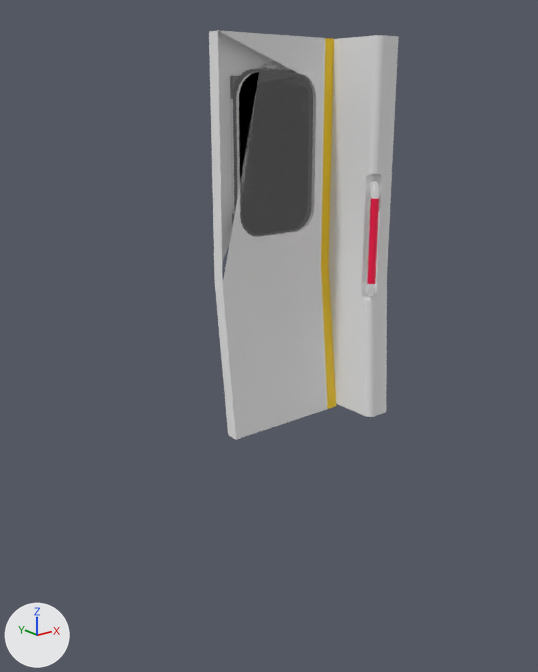
Before and after pictures for a commit that changed the FBX model Assets/Models/mtrDoorForSubstance.fbx.
Rendered twice from a 50 mm camera at (-0.152, -0.187, 0.104) aimed at (-0.007, -0.005, 0.031). Arrows for +X, +Y and +Z are at lower left; the lights stay in place. Where no turn or scale is listed for an object, it has been applied to the vertices.
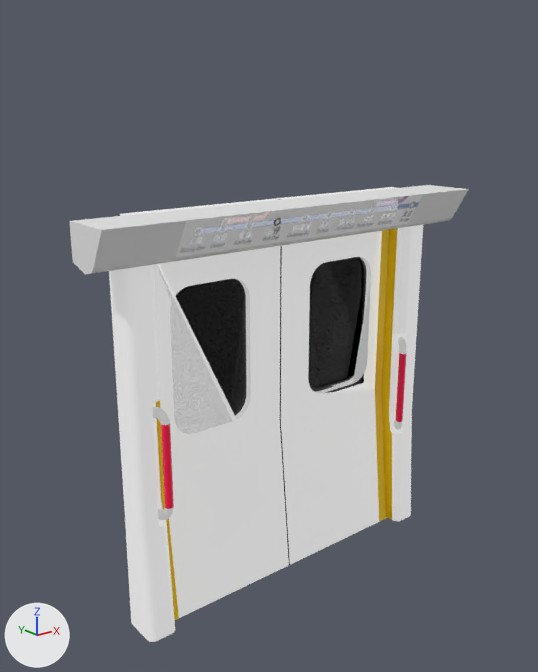
Where the change shows, as pixel boxes [x1, y1, x2, y2] in the pictures (538 x 672 px; the box of a moved part takes in the faces that stretch with it):
'pCube12', reshaped, moved (111% wider, 12% taller): before [209, 30, 398, 439]; after [69, 185, 469, 642]
part 1 of me_mesh, moved or reshaped: before [366, 181, 379, 296]; after [153, 407, 174, 520]
part 2 of me_mesh, added (red): after [394, 337, 406, 430]
part 3 of me_mesh, added: after [69, 185, 469, 620]
part 4 of me_mesh, added: after [109, 264, 175, 642]
part 5 of me_mesh, added: after [382, 225, 423, 521]
part 6 of me_mesh, added (black): after [176, 279, 246, 416]
part 7 of me_mesh, added (black): after [308, 257, 366, 393]
part 8 of me_mesh, deleted (black): before [233, 69, 313, 236]
part 9 of me_mesh, deleted: before [209, 30, 398, 439]

Patch to the scene script:
```diff
--- a/Assets/Models/mtrDoorForSubstance.fbx.py
+++ b/Assets/Models/mtrDoorForSubstance.fbx.py
@@ mat_mapmat @@
+mat_mapmat = bpy.data.materials.new('mapMat')
+# uses the picture img_finalmtrdooruv_png
@@ me_mesh @@
-me_mesh.from_pydata(...)  # 707 vertices, 576 faces; spans x -0.0274..0.0274, y -0.0133..0.0133, z -0.0618..0.0618
-me_mesh.materials.append(mat_windowbungmat)  # black #000000
+me_mesh.from_pydata(...)  # 1282 vertices, 1068 faces; spans x -0.072..0.072, y -0.011..0.011, z -0.0661..0.0661
+# me_mesh part 1: the loose piece of 362 vertices spanning x 0.0161..0.0223, y -0.0128..-0.0061, z -0.0186..0.0186 is mirrored in x about its middle, then moved by (-0.0724, 0.0092, -0.0076)
+# me_mesh part 2: the loose piece of 362 vertices spanning x 0.0161..0.0223, y -0.0128..-0.0061, z -0.0186..0.0186 is copied, and the copy is moved by (0.034, 0.0092, -0.0076); it spans x 0.0501..0.0563, y -0.0036..0.003, z -0.0262..0.011
+# me_mesh part 3: a new loose piece of 228 vertices spanning x -0.072..0.072, y -0.011..0.011, z -0.0661..0.0661
+# me_mesh part 4: a new loose piece of 109 vertices spanning x -0.0613..-0.0511, y -0.0042..0.0083, z -0.0652..0.0537
+# me_mesh part 5: a new loose piece of 109 vertices spanning x 0.0511..0.0613, y -0.0042..0.0083, z -0.0652..0.0537
+# me_mesh part 6: a new loose piece of 56 vertices spanning x -0.0435..-0.0118, y 0.0097..0.0108, z -0.0075..0.0448, in mat_pasted__bungmylambertmat1 (black #000000)
+# me_mesh part 7: a new loose piece of 56 vertices spanning x 0.0118..0.0435, y 0.0097..0.0108, z -0.0075..0.0448, in mat_pasted__bungmylambertmat1 (black #000000)
+# me_mesh part 8: the loose piece of 144 vertices spanning x -0.0205..0.0101, y 0.0102..0.0116, z -0.0014..0.0521 is deleted
+# me_mesh part 9
+# 201 vertices are removed from x -0.0274..0.0274, y -0.0133..0.0133, z -0.0618..0.0618
+# 122 faces are deleted
 me_mesh.materials.append(mat_arrowmat)
 me_mesh.materials.append(mat_doorceilingmat)
-me_mesh.materials.append(mat_windowmat)  # grey #868686
 me_mesh.materials.append(mat_redpolemat)
 me_mesh.materials.append(mat_metalmat)
-me_mesh.materials.append(mat_default_material)  # grey #bcbcbc
+me_mesh.materials.append(mat_pasted__correctcolormat2)  # grey #bcbcbc
+me_mesh.materials.append(mat_pasted__bungmylambertmat1)  # black #000000
+me_mesh.materials.append(mat_bungmylambertmat)  # black #000000
+me_mesh.materials.append(mat_mapmat)
@@ ob_pcube12 @@
 ob_pcube12 = bpy.data.objects.new('pCube12', me_mesh)
-ob_pcube12.location = (0.005, -0.0111, 0.0615)
+ob_pcube12.location = (0.0014, -0.0092, 0.0082)
```
